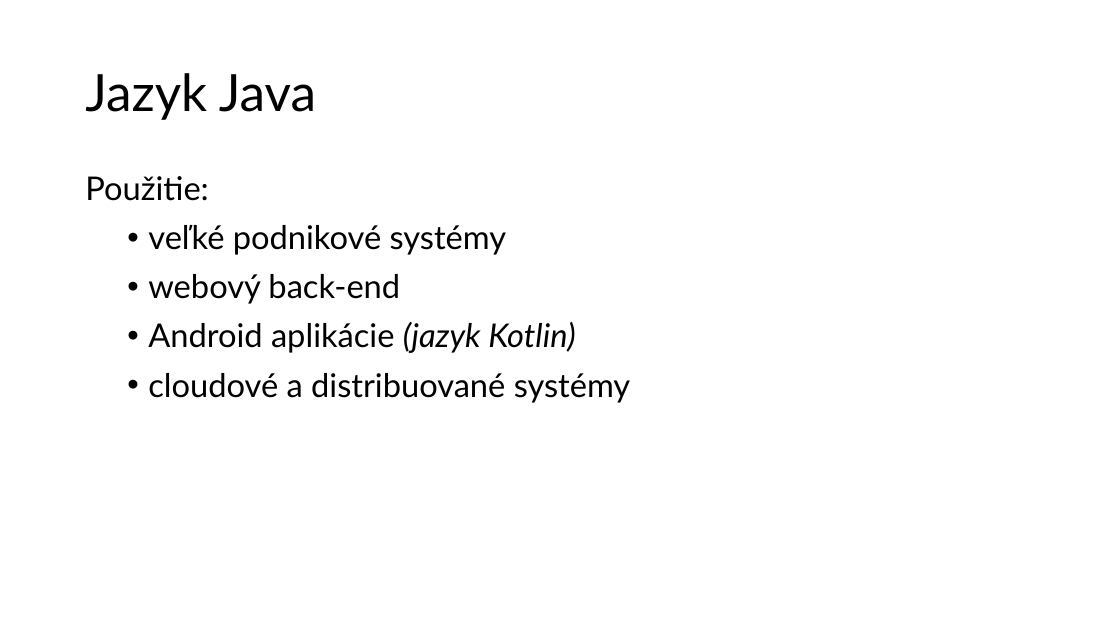
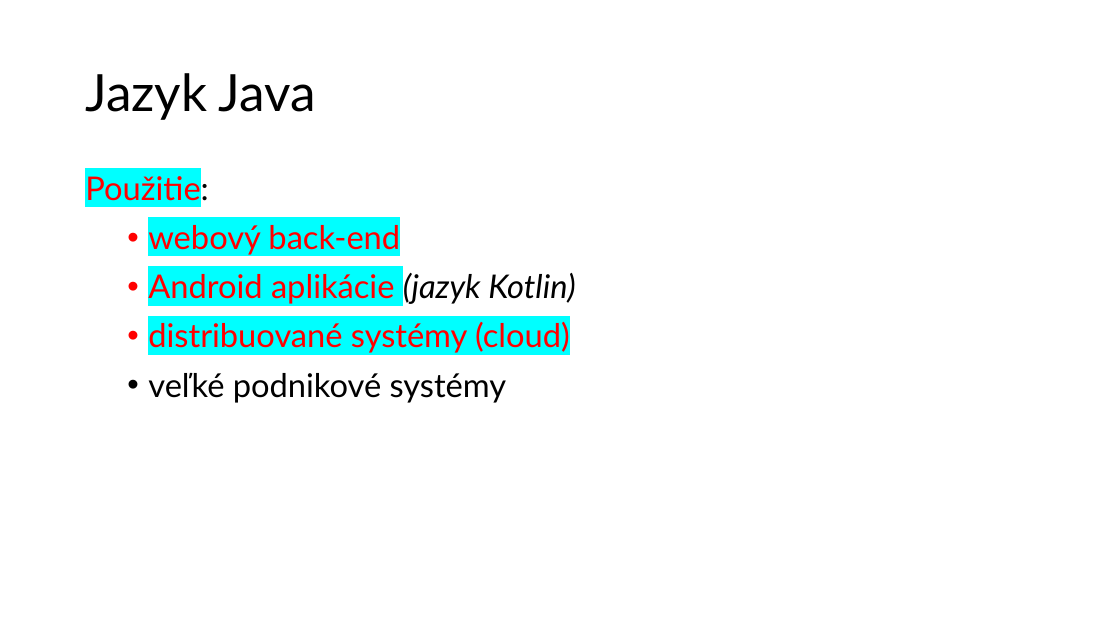
Before and after one commit to wagjo/oop, a slide deck: slide 11 of prezentacie/t01w.pptx (slide 9 before the commit). Drawn at 1120x630 pixels with LibreOffice and Linux fonts; fonts in the diff are those of the drawing. Boxes give left, top, right and bottom in pixels: in the first picture for what was removed or moved away, otherwise in the second. Text is boxed around its words. In the diff, an @@ line names an element or a change of style, - is before the commit and + after.

```diff
--- a/prezentacie/t01w.pptx
+++ b/prezentacie/t01w.pptx
@@ text at [85, 171, 575, 304]: text colour #000000 to #FF0000, highlight none to #00FFFF in "Použitie:", "webový back-end", "Android aplikácie" @@
@@ text at [148, 225, 507, 255]: paragraph removed @@
-  • veľké podnikové systémy
@@ text at [148, 322, 570, 403]: text changed; text colour #000000 to #FF0000 @@
-  • cloudové a distribuované systémy
+  • distribuované systémy (cloud)
+  • veľké podnikové systémy
```
Also in this commit, not shown: 7 other slides changed, 2 slides added, 2 other files.
